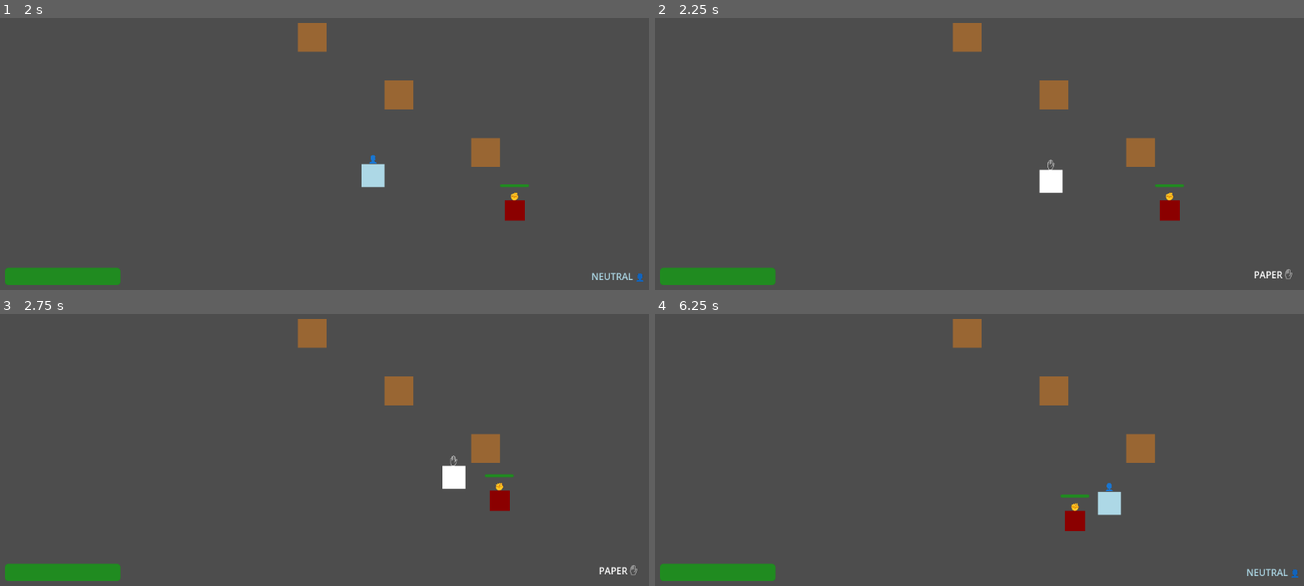
Above: before the commit, frames 1-4 (two rows, left to right).
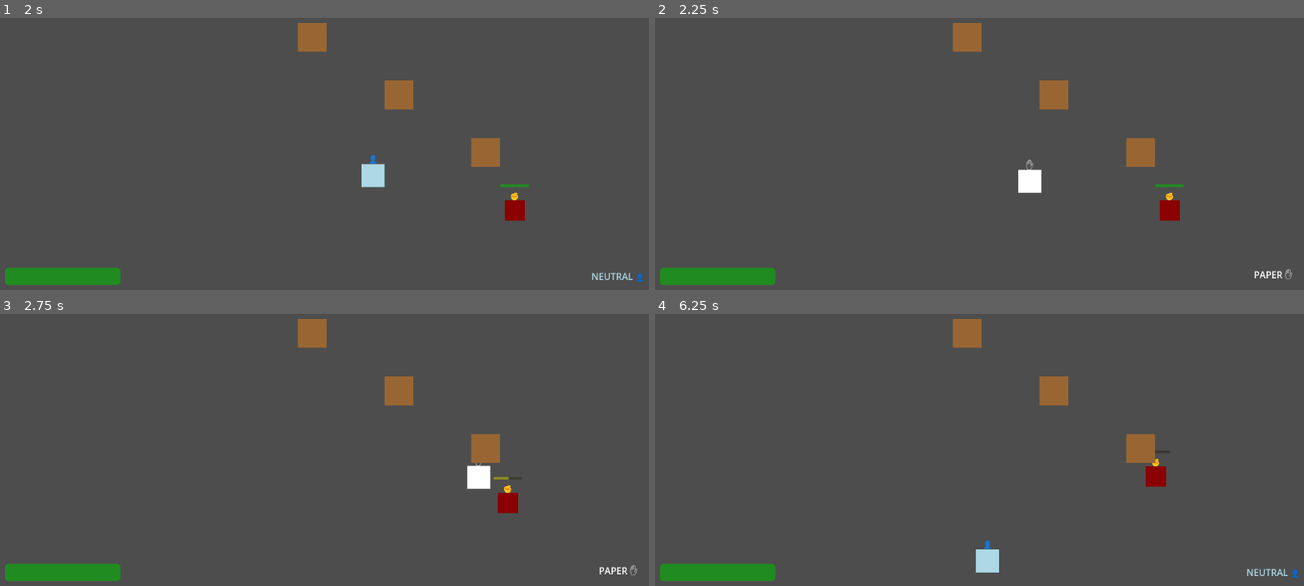
Above: after the commit, the same moments.

Repository: LouisZCode/rogue_hands_action_v1
Game: Godot game, scene res://scenes/main.tscn
The game is run twice, just before and just after one commit, with the same random seed, the same clock (stepped at 60 frames per second) and the same inputs.
Inputs:
- Up to frame 1 (2 s): tap Enter at 0.5 s; hold D (move_right) 0.53-1.28 s; tap Space (attack) at 0.6, 1.25, 1.35 s; hold S (move_down) from 1.28 s (still down)
- Up to frame 2 (2.25 s): release S (move_down) at 2.03 s; hold D (move_right) from 2.03 s (still down); hold 2 (gesture_paper) from 2.03 s (still down)
- Up to frame 3 (2.75 s): keep holding D (move_right); keep holding 2 (gesture_paper); tap Space (attack) at 2.3 s
- Up to frame 4 (6.25 s): release D (move_right) at 2.78 s; release 2 (gesture_paper) at 2.78 s; hold W (move_up) 2.78-3.53 s; tap 1 (gesture_rock) at 2.85 s; tap Space (attack) at 3.05, 3.8, 4.35, 5.1, 6.05 s; hold 3 (gesture_scissors) 3.53-4.28 s; hold A (move_left) 3.53-5.03 s; hold S (move_down) 5.03-5.78 s; hold D (move_right) from 5.78 s (still down); tap 2 (gesture_paper) at 5.85 s

Frame 1 is identical in both runs. In frame 2, 0.6% of the frame differs, in the area x 55-63%, y 51-65%; in frame 3, 1.0%; in frame 4, 1.3%, in the area x 49-79%, y 53-96%.

Commit message:
Add of Stance + Direction and attack

Diff:
--- a/Scripts/Player.gd
+++ b/Scripts/Player.gd
@@ -3,12 +3,23 @@
 
 # Movement variables
 @export var speed: float = 200.0
+@export var dash_speed: float = 600.0
+@export var dash_duration: float = 0.3
 
 # Combat variables
 enum Stance { NEUTRAL, ROCK, PAPER, SCISSORS }
 var current_stance: Stance = Stance.NEUTRAL
 var max_health: int = 100
 var current_health: int = 100
+
+# Dash variables
+var is_dashing: bool = false
+var dash_direction: Vector2 = Vector2.ZERO
+var dash_timer: float = 0.0
+
+# Attack cooldown
+@export var attack_cooldown: float = 0.3
+var attack_cooldown_timer: float = 0.0
 
 # References
 @onready var sprite: ColorRect = $Sprite
@@ -42,29 +53,55 @@
 	handle_movement(delta)
 	handle_input()
 
+	# Update attack cooldown
+	if attack_cooldown_timer > 0:
+		attack_cooldown_timer -= delta
+
+	# Check for attack hits during dash
+	if is_dashing:
+		attack_during_dash()
+
 func handle_movement(delta):
-	# Get input direction
-	var input_dir = Vector2.ZERO
-
-	if Input.is_action_pressed("move_up"):
-		input_dir.y -= 1
-	if Input.is_action_pressed("move_down"):
-		input_dir.y += 1
-	if Input.is_action_pressed("move_left"):
-		input_dir.x -= 1
-	if Input.is_action_pressed("move_right"):
-		input_dir.x += 1
-
-	# Normalize diagonal movement
-	if input_dir.length() > 0:
-		input_dir = input_dir.normalized()
-		velocity = input_dir * speed
+	# Handle dash movement
+	if is_dashing:
+		dash_timer -= delta
+		if dash_timer <= 0:
+			is_dashing = false
+			velocity = Vector2.ZERO
+		else:
+			velocity = dash_direction * dash_speed
 	else:
-		velocity = Vector2.ZERO
+		# Only allow normal movement in neutral stance
+		if current_stance == Stance.NEUTRAL:
+			# Get input direction
+			var input_dir = Vector2.ZERO
+
+			if Input.is_action_pressed("move_up"):
+				input_dir.y -= 1
+			if Input.is_action_pressed("move_down"):
+				input_dir.y += 1
+			if Input.is_action_pressed("move_left"):
+				input_dir.x -= 1
+			if Input.is_action_pressed("move_right"):
+				input_dir.x += 1
+
+			# Normalize diagonal movement
+			if input_dir.length() > 0:
+				input_dir = input_dir.normalized()
+				velocity = input_dir * speed
+			else:
+				velocity = Vector2.ZERO
+		else:
+			# Stop movement when in stance
+			velocity = Vector2.ZERO
 
 	move_and_slide()
 
 func handle_input():
+	# Don't handle input during dash
+	if is_dashing:
+		return
+
 	# Stance selection - hold keys to maintain stance
 	var new_stance = Stance.NEUTRAL
 
@@ -79,9 +116,24 @@
 	if new_stance != current_stance:
 		change_stance(new_stance)
 
-	# Attack - only allow if not in neutral stance
-	if Input.is_action_just_pressed("attack") and current_stance != Stance.NEUTRAL:
-		perform_attack()
+	# Directional dash attacks - only allow if not in neutral stance and not on cooldown
+	if Input.is_action_just_pressed("attack") and current_stance != Stance.NEUTRAL and attack_cooldown_timer <= 0:
+		var attack_direction = Vector2.ZERO
+
+		# Check for directional input
+		if Input.is_action_pressed("move_up"):
+			attack_direction.y -= 1
+		if Input.is_action_pressed("move_down"):
+			attack_direction.y += 1
+		if Input.is_action_pressed("move_left"):
+			attack_direction.x -= 1
+		if Input.is_action_pressed("move_right"):
+			attack_direction.x += 1
+
+		# If no direction pressed, don't attack
+		if attack_direction.length() > 0:
+			attack_direction = attack_direction.normalized()
+			perform_dash_attack(attack_direction)
 
 func change_stance(new_stance: Stance):
 	if current_stance != new_stance:
@@ -93,11 +145,29 @@
 	sprite.color = stance_colors[current_stance]
 	stance_label.text = stance_symbols[current_stance]
 
-func perform_attack():
+func perform_dash_attack(direction: Vector2):
+	# Start the dash
+	is_dashing = true
+	dash_direction = direction
+	dash_timer = dash_duration
+
+	# Start attack cooldown
+	attack_cooldown_timer = attack_cooldown
+
+	# Visual feedback for dash attack
+	var dash_color = stance_colors[current_stance].lerp(Color.WHITE, 0.5)
+	sprite.modulate = dash_color
+
+	# Reset color after dash
+	var tween = create_tween()
+	tween.tween_interval(dash_duration)
+	tween.tween_property(sprite, "modulate", Color.WHITE, 0.1)
+
 	# Emit signal with current stance and position
 	player_attack.emit(current_stance, global_position)
 
-	# Check for enemies in attack range
+func attack_during_dash():
+	# Check for enemies in attack range during dash
 	var bodies = attack_area.get_overlapping_bodies()
 	for body in bodies:
 		if body.has_method("take_damage_from_player"):
Not shown, changed: CONTROLS.md
